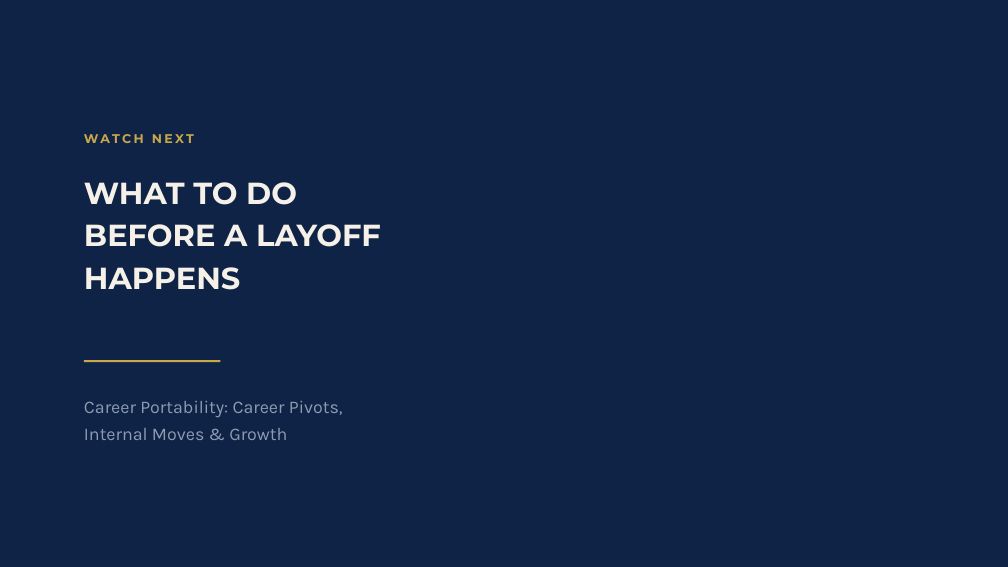
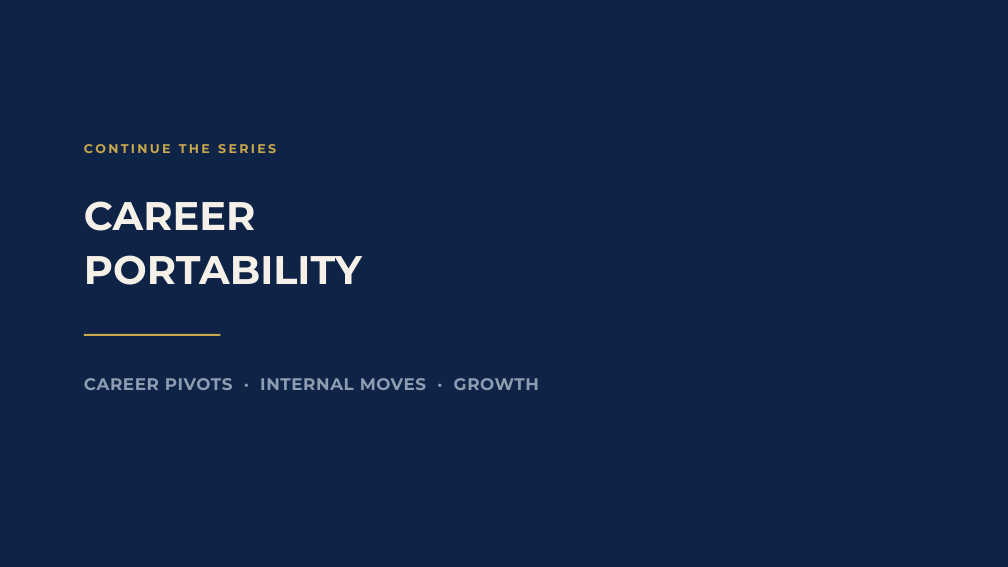
Before and after one commit to temidanielle/temidayoafonja-site, a slide deck: slide 24 of deliverables/video-8-slides/out/Video_8_Reveal_Builds.pptx. Drawn at 1008x567 pixels with LibreOffice and Linux fonts; fonts in the diff are those of the drawing. Boxes give left, top, right and bottom in pixels: in the first picture for what was removed or moved away, otherwise in the second. Text is boxed around its words. In the diff, an @@ line names an element or a change of style, - is before the commit and + after.

```diff
--- a/deliverables/video-8-slides/out/Video_8_Reveal_Builds.pptx
+++ b/deliverables/video-8-slides/out/Video_8_Reveal_Builds.pptx
@@ text at box(84, 144, 276, 153): text changed @@
-WATCH NEXT
+CONTINUE THE SERIES
@@ text at box(84, 201, 362, 285): text changed; size 29 to 38 pt @@
-WHAT TO DO
-BEFORE A LAYOFF
-HAPPENS
+CAREER
+PORTABILITY
@@ rectangle: place and size @@
-rectangle at box(84, 360, 221, 362)
+rectangle at box(84, 334, 221, 337)
@@ text at box(84, 378, 539, 390): text changed; size 17 to 16 pt; font Karla to Montserrat; bold on @@
-Career Portability: Career Pivots,
-Internal Moves & Growth
+CAREER PIVOTS · INTERNAL MOVES · GROWTH
```
Also in this commit, not shown: 19 other files.
